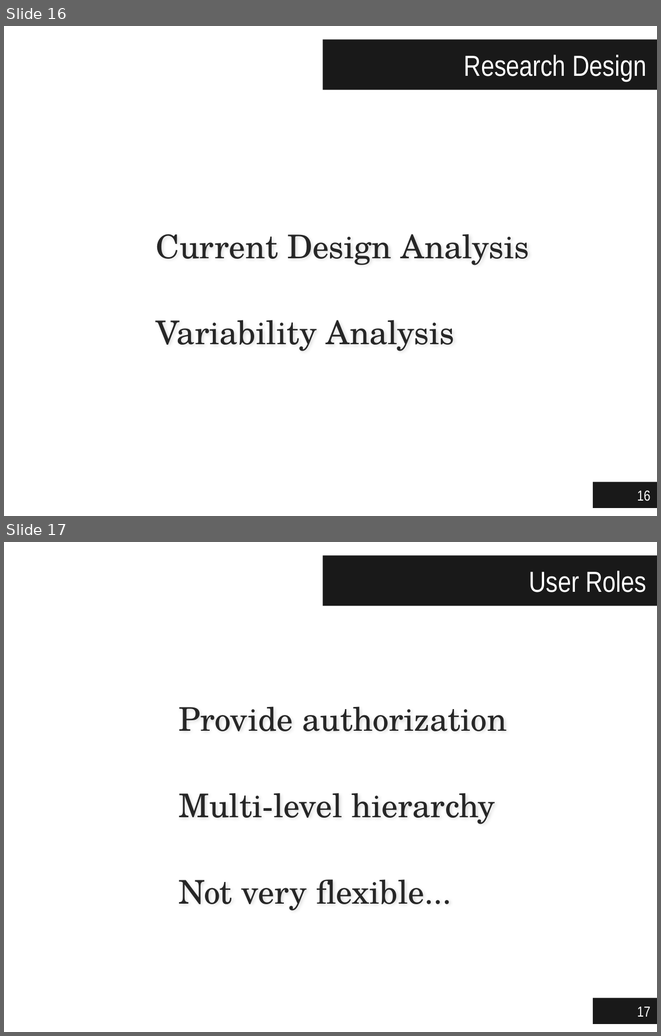
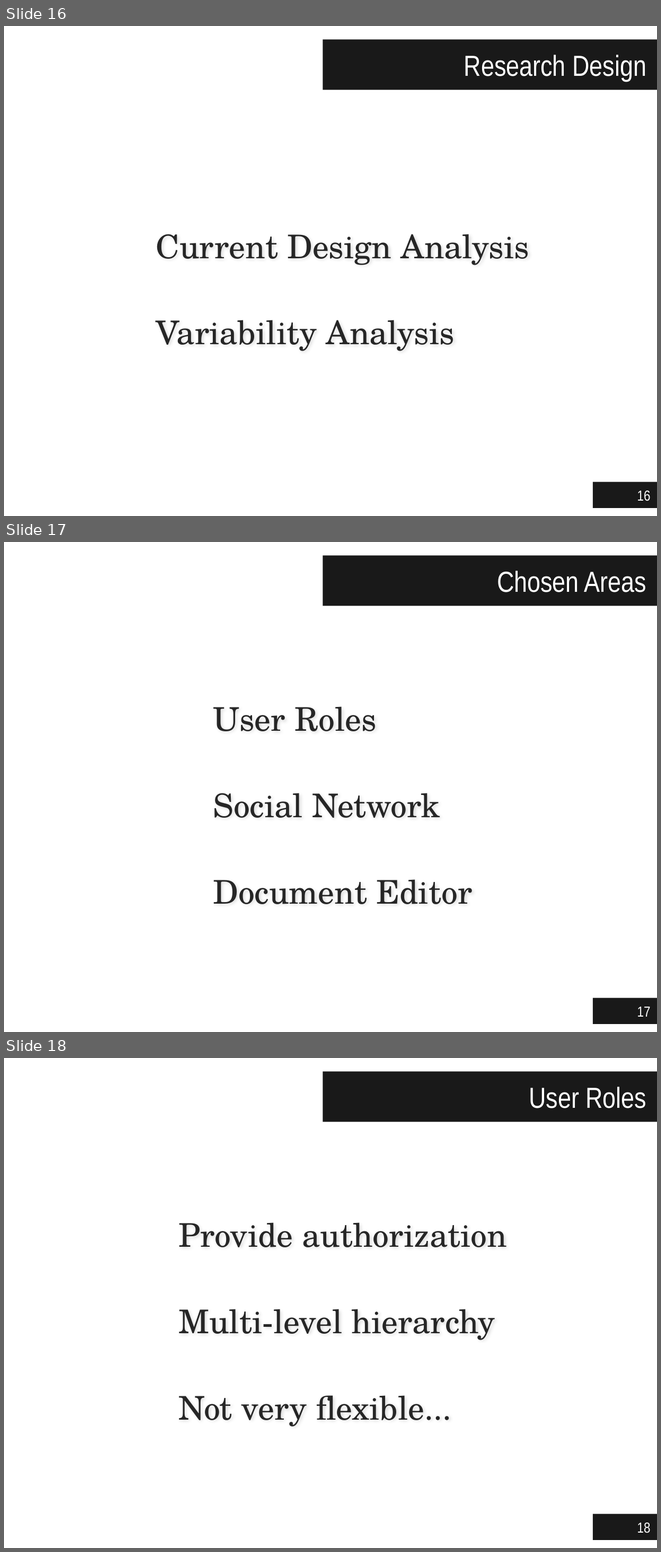
Before and after one commit to jgradim/thesis, a slide deck: presentations/jgradim-presentation.pptx. Shown one above the other, each under a label of ours: slides 16 and 17 before the commit, slides 16, 17 and 18 after it. The pictures are 661x1036 and 661x1552 pixels, drawn with LibreOffice and Linux fonts; fonts in the diff are those of the drawing. Boxes give left, top, right and bottom in pixels: in the first picture for what was removed or moved away, otherwise in the second. Text is boxed around its words. In the diff, an @@ line names an element or a change of style, - is before the commit and + after.

Commit message:
Final version of the presentation

```diff
--- a/presentations/jgradim-presentation.pptx
+++ b/presentations/jgradim-presentation.pptx
@@ slide 17 added at bbox=[4, 542, 657, 1032], background #FFFFFF @@
@@ title added at bbox=[323, 556, 657, 606], fill #000000 at 90% opacity, 32 pt, text #FFFFFF @@
+Chosen Areas
@@ text added at bbox=[213, 706, 473, 904], 36 pt, text #262626 @@
+User Roles
+Social Network
+Document Editor
@@ page number added at bbox=[593, 998, 657, 1024], fill #000000 at 90% opacity, 16 pt, text #FFFFFF @@
+17
@@ what was slide 17 is now slide 18 @@
@@ page number at bbox=[637, 1522, 651, 1533]: text changed @@
-17
+18
```
Also in this commit, not shown: 2 slides changed.
